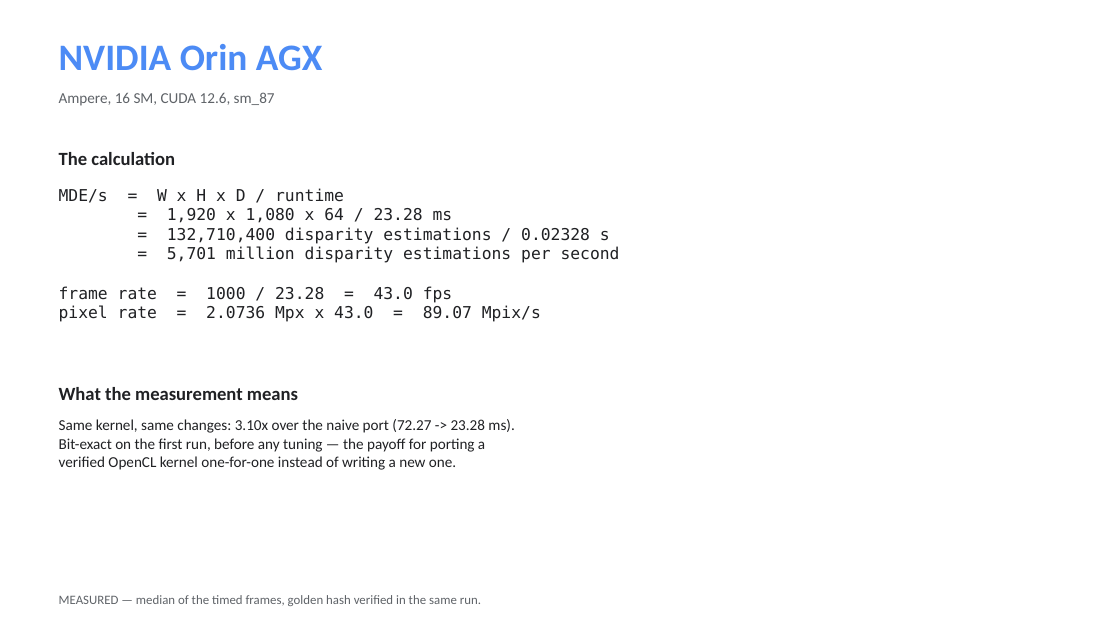
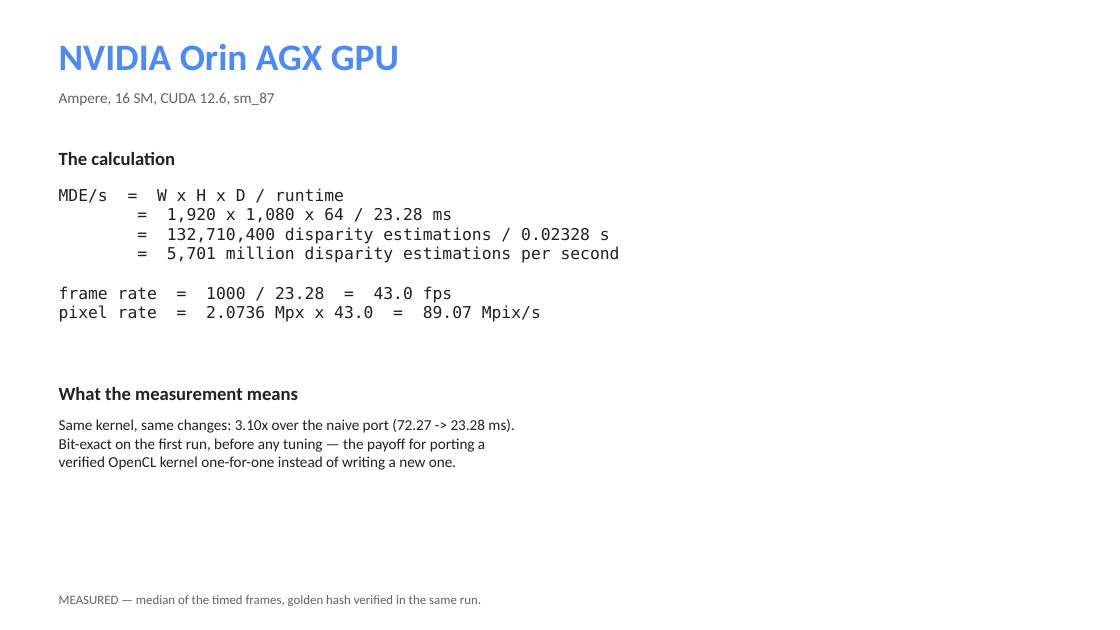
Before and after one commit to kylefoxaustin/sgm-bench, a slide deck: slide 3 of docs/sgm-results.pptx. Drawn at 1120x630 pixels with LibreOffice and Linux fonts; fonts in the diff are those of the drawing. Boxes give left, top, right and bottom in pixels: in the first picture for what was removed or moved away, otherwise in the second. Text is boxed around its words. In the diff, an @@ line names an element or a change of style, - is before the commit and + after.

Commit message:
docs: measure the dedicated stereo hardware on both Jetsons -- it wins on Thor, loses on Orin
Both Jetsons carry an OFA (Optical Flow Accelerator) whose VPI header
documents a "semi-global matching (SGM) computation" with optional diagonal
paths -- a fixed-function stereo engine, exposed as VPI_BACKEND_OFA, and
accepting maxDisparity of 128 or 256 only. Measured against our own kernel at
matched resolution and disparity range:

    Thor      ours 21.86 ms / 12,142 MDE/s    OFA  9.35 ms / 28,402   HW +2.34x
    Orin AGX  ours 33.16 ms /  8,005 MDE/s    OFA 72.64 ms /  3,654   SW +2.19x

⭐ The dedicated engine wins on one part and loses on the other. Thor's OFA is
7.8x Orin's at identical settings, a far larger generational jump than the
1.5x between the two GPUs. Whether fixed-function hardware beats a tuned
kernel turns out to be a property of the generation, not of the idea.

⚠️ These rows are NOT bit-exact to our golden and are not gated by it. VPI's
SGM is a different implementation with its own census, penalties and
confidence output, so this is a throughput comparison at matched resolution
and D -- kept in its own figure for exactly that reason.

⚠️ And the same convention trap that made a vendor's quoted figure unusable
earlier in this project turned up again in different silicon: OFA defaults to
downscaleFactor=2, emitting a 960x540 map from 1080p input in 4.14 ms on
Thor. Quoting that as a 1080p result would overstate it by 2.3x. Every number
here is downscaleFactor=1.

Two measurement bugs were caught and fixed en route, both by output that
disagreed with itself rather than by inspection: a regex mangled the env
override so four "different configurations" were one binary measured four
times (5.48-5.91 ms is noise, not a sweep); and an Orin build silently used a
stale sgm_params.h, which the golden gate caught as D=64/GOLDEN FAIL against
a D=128 golden instead of reporting a mislabelled number.

Relabels the GPU rows as "Thor GPU" / "Orin AGX GPU" / "RTX 5090 GPU" to
distinguish the GPU from the SoC now that a second engine on the same SoC is
in the table.

```diff
--- a/docs/sgm-results.pptx
+++ b/docs/sgm-results.pptx
@@ text at (59,44,399,71): text changed @@
-NVIDIA Orin AGX
+NVIDIA Orin AGX GPU
```
Also in this commit, not shown: 3 other slides changed, 2 slides added, 6 other files.
